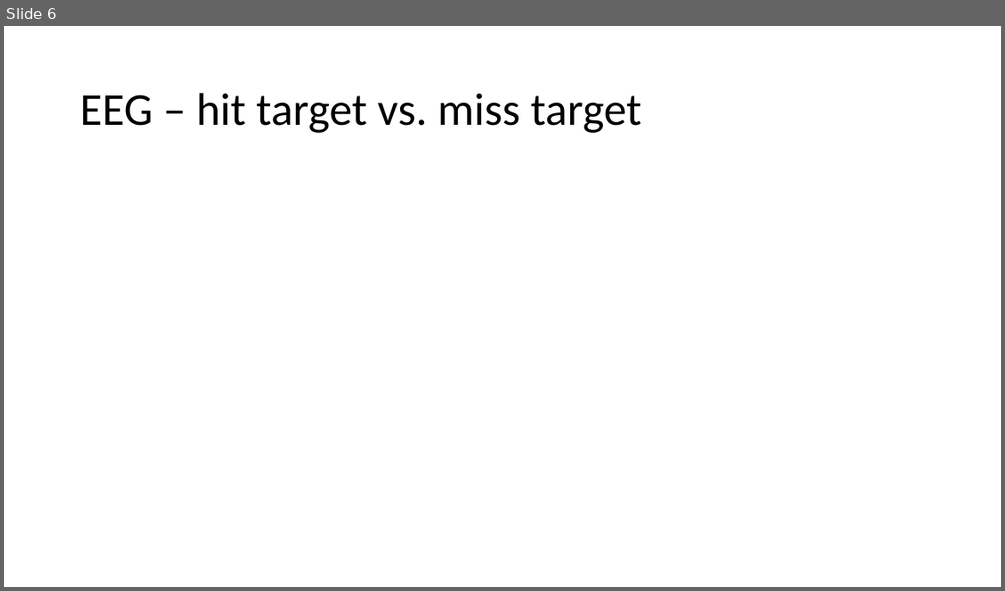
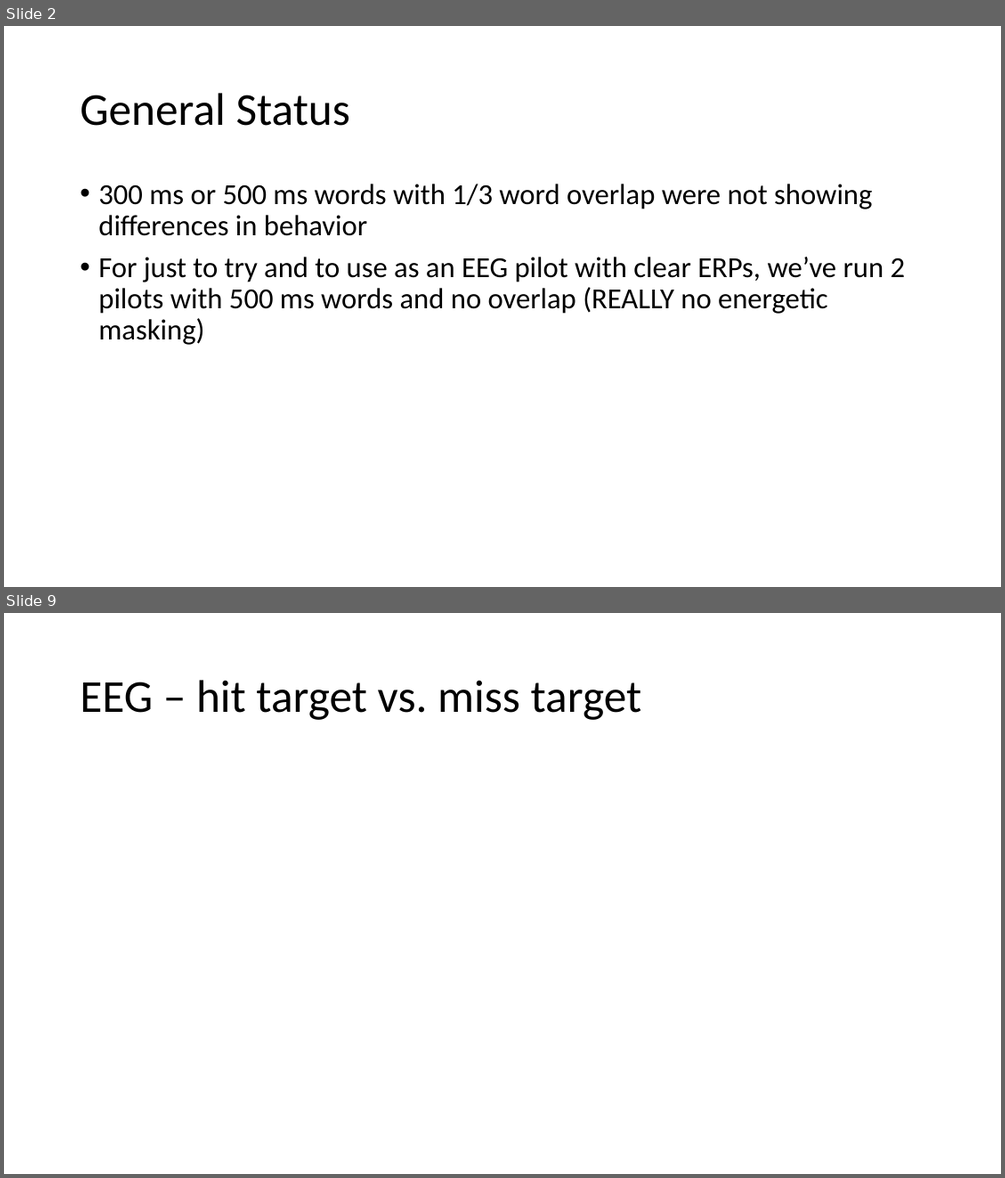
Before and after one commit to crepetti/fNIRSandGerbils, a slide deck: Gerbils, but make it human update 6-26.pptm. Shown one above the other, each under a label of ours: slide 6 before the commit, slides 2 and 9 after it; the slides between them are not shown. The pictures are 1005x591 and 1005x1178 pixels, drawn with LibreOffice and Linux fonts; fonts in the diff are those of the drawing. Boxes give left, top, right and bottom in pixels: in the first picture for what was removed or moved away, otherwise in the second. Text is boxed around its words. In the diff, an @@ line names an element or a change of style, - is before the commit and + after.

```diff
--- a/Gerbils, but make it human update 6-26.pptm
+++ b/Gerbils, but make it human update 6-26.pptm
@@ slide 2 added at (x1=4, y1=26, x2=1001, y2=587), background #FFFFFF @@
@@ title added at (x1=80, y1=93, x2=350, y2=126), 44 pt, text #000000 @@
+General Status
@@ text added at (x1=98, y1=184, x2=906, y2=345), 28 pt, text #000000 @@
+• 300 ms or 500 ms words with 1/3 word overlap were not showing differences in behavior
+• For just to try and to use as an EEG pilot with clear ERPs, we’ve run 2 pilots with 500 ms words and no overlap (REALLY no energetic masking)
@@ what was slide 6 is now slide 9 @@
```
Also in this commit, not shown: 5 slides changed, 3 other slides added, 1 slide removed, 4 other files.
